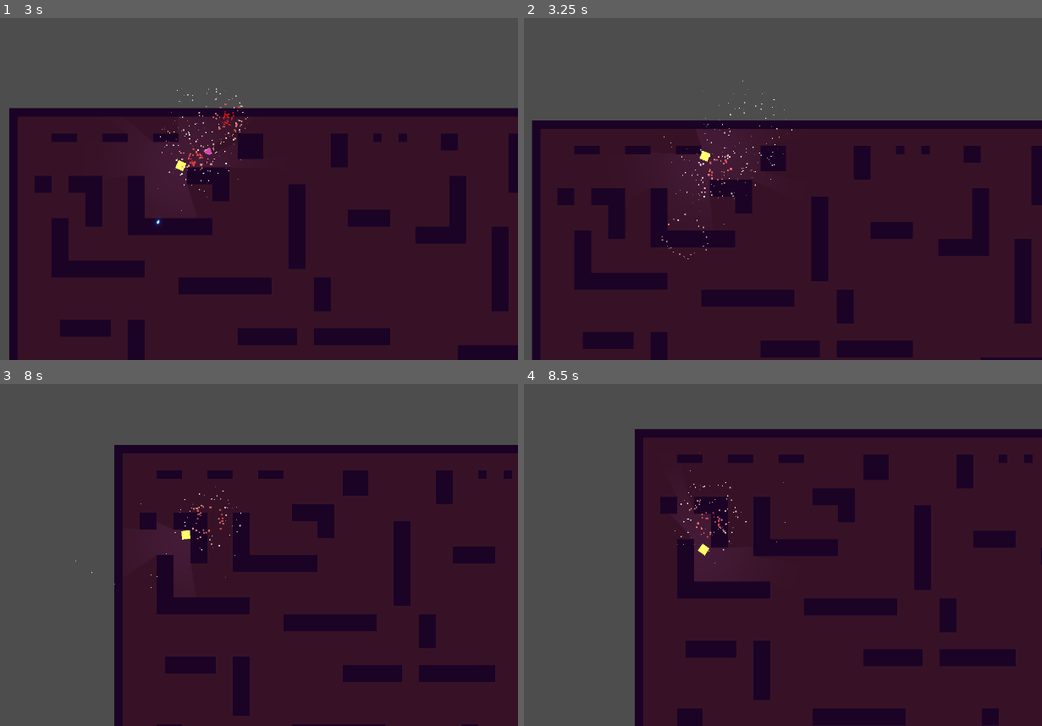
Above: before the commit, frames 1-4 (two rows, left to right).
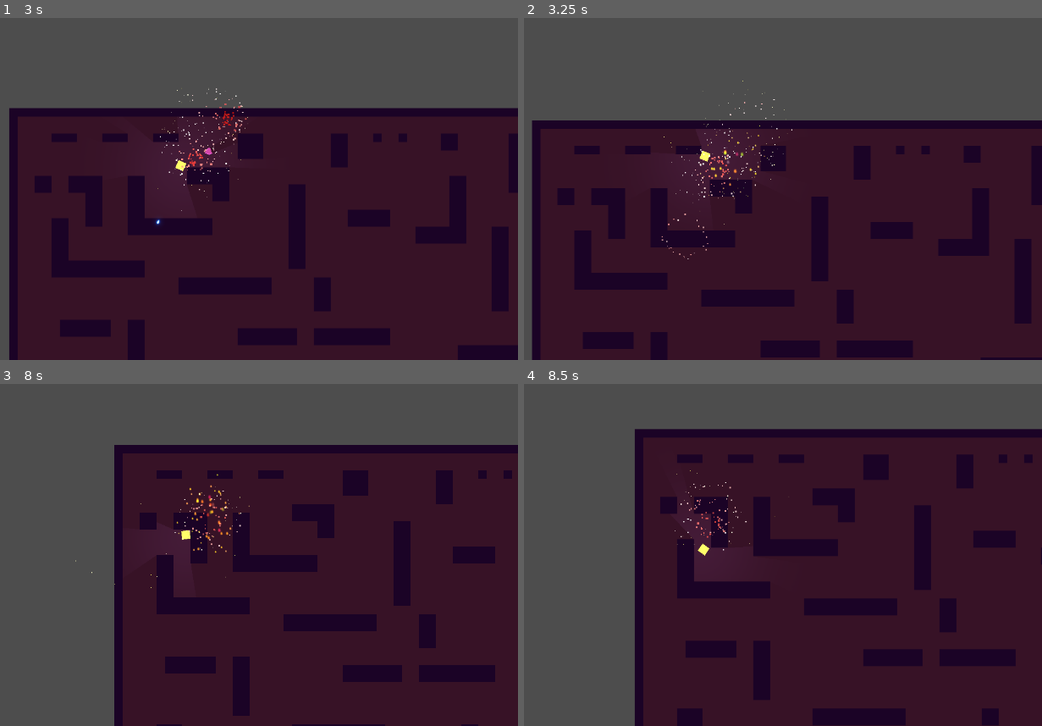
Above: after the commit, the same moments.

Repository: mhaddy/ElectroHavocV2
Game: Godot game, scene res://world.tscn
Same seed, same stepped clock (60 frames per second), same inputs: the game is played once before the commit and once after it.
Inputs (mouse positions are in pixels of both pictures, inside the frame that each line leads up to):
- Up to frame 1 (3 s): tap Enter at 0.5 s; move the mouse to (326, 151) at 0.52 s; press the mouse at (326, 151) at 0.53 s; hold D (ui_right) 0.53-1.28 s; move the mouse to (41, 189) at 1.27 s; release the mouse at (41, 189) at 1.28 s; hold S (ui_down) 1.28-2.03 s; click (41, 189) at 1.35 s; move the mouse to (248, 86) at 2.02 s; press the mouse at (248, 86) at 2.03 s; hold D (ui_right) 2.03-2.78 s; move the mouse to (145, 247) at 2.77 s; release the mouse at (145, 247) at 2.78 s; hold W (ui_up) from 2.78 s (still down); click (145, 247) at 2.85 s
- Up to frame 2 (3.25 s): keep holding W (ui_up)
- Up to frame 3 (8 s): move the mouse to (383, 592) at 3.52 s; release W (ui_up) at 3.53 s; press the mouse at (383, 592) at 3.53 s; hold A (ui_left) 3.53-5.03 s; move the mouse to (outside the picture) at 4.27 s; release the mouse at (outside the picture) at 4.28 s; click (outside the picture) at 4.35 s; move the mouse to (212, 534) at 5.02 s; press the mouse at (212, 534) at 5.03 s; hold S (ui_down) 5.03-5.78 s; move the mouse to (77, 438) at 5.77 s; release the mouse at (77, 438) at 5.78 s; hold D (ui_right) 5.78-6.53 s; click (77, 438) at 5.85 s; move the mouse to (326, 517) at 6.52 s; press the mouse at (326, 517) at 6.53 s; hold W (ui_up) 6.53-7.28 s; move the mouse to (41, 555) at 7.27 s; release the mouse at (41, 555) at 7.28 s; hold D (ui_right) from 7.28 s (still down); click (41, 555) at 7.35 s
- Up to frame 4 (8.5 s): move the mouse to (772, 452) at 8.02 s; release D (ui_right) at 8.03 s; press the mouse at (772, 452) at 8.03 s; hold S (ui_down) from 8.03 s (still down)

Frame 1 is identical in both runs. In frame 2, 0.2% of the frame differs, in the area x 33-47%, y 32-53%; in frame 3, 0.2%, in the area x 33-49%, y 26-50%; in frame 4, less than 0.1%.

Commit message:
Enemy death animation, particle fun

Diff:
--- /dev/null
+++ b/death_animation.tscn
@@ -0,0 +1,85 @@
+[gd_scene load_steps=13 format=3 uid="uid://ndxrflc4mau8"]
+
+[ext_resource type="Script" path="res://particles_explosion.gd" id="1_bsgp5"]
+[ext_resource type="Texture2D" uid="uid://du0k2af0s4dx3" path="res://assets/Flame.png" id="1_cvwnj"]
+
+[sub_resource type="CanvasItemMaterial" id="CanvasItemMaterial_2ty4w"]
+blend_mode = 1
+
+[sub_resource type="Gradient" id="Gradient_t7cwc"]
+offsets = PackedFloat32Array(0, 0.155556, 0.318519, 0.718518, 0.888889, 1)
+colors = PackedColorArray(0.964706, 0.917647, 0.0156863, 0, 0.972549, 0.933333, 0.184314, 0.768627, 1, 0.913725, 0, 1, 0.858824, 0.168627, 0.0313726, 1, 0.839216, 0.0235294, 0.00392157, 0.717647, 1, 1, 1, 0)
+
+[sub_resource type="GradientTexture1D" id="GradientTexture1D_q7xw3"]
+gradient = SubResource("Gradient_t7cwc")
+width = 100
+
+[sub_resource type="Curve" id="Curve_wvi1p"]
+max_value = 100.0
+_data = [Vector2(0, 8.18182), 0.0, 0.0, 0, 0, Vector2(0.674699, 52.7273), 0.0, 0.0, 0, 0, Vector2(0.963855, 79.0909), 0.0, 0.0, 0, 0]
+point_count = 3
+
+[sub_resource type="CurveTexture" id="CurveTexture_j1pqw"]
+curve = SubResource("Curve_wvi1p")
+
+[sub_resource type="Curve" id="Curve_0qxud"]
+min_value = -1.0
+_data = [Vector2(0.114458, 0.636364), 0.0, 0.0, 0, 0, Vector2(0.831325, -0.6), 0.0, 0.0, 0, 0]
+point_count = 2
+
+[sub_resource type="CurveTexture" id="CurveTexture_wkx8m"]
+curve = SubResource("Curve_0qxud")
+
+[sub_resource type="Curve" id="Curve_0kjeb"]
+_data = [Vector2(0.126506, 0.118182), 0.0, 0.0, 0, 0, Vector2(0.506024, 0.427273), 0.0, 0.0, 0, 0, Vector2(0.740964, 0.527273), 0.0, 0.0, 0, 0]
+point_count = 3
+
+[sub_resource type="CurveTexture" id="CurveTexture_b0rfp"]
+curve = SubResource("Curve_0kjeb")
+
+[sub_resource type="ParticleProcessMaterial" id="ParticleProcessMaterial_dgngc"]
+lifetime_randomness = 1.0
+emission_shape = 6
+emission_ring_axis = Vector3(0, 0, 1)
+emission_ring_height = 1.0
+emission_ring_radius = 1.0
+emission_ring_inner_radius = 0.0
+direction = Vector3(0, 0, 0)
+spread = 180.0
+gravity = Vector3(0, 0, 0)
+initial_velocity_min = 653.42
+initial_velocity_max = 873.68
+angular_velocity_min = -287.0
+angular_velocity_max = -21.26
+damping_min = 200.0
+damping_max = 300.0
+damping_curve = SubResource("CurveTexture_j1pqw")
+angle_min = 1.0
+angle_max = 462.3
+scale_min = 0.1
+scale_max = 0.1
+scale_curve = SubResource("CurveTexture_b0rfp")
+color_ramp = SubResource("GradientTexture1D_q7xw3")
+hue_variation_min = -0.42
+hue_variation_max = 0.19
+hue_variation_curve = SubResource("CurveTexture_wkx8m")
+turbulence_noise_strength = 7.1
+turbulence_noise_scale = 7.11
+turbulence_noise_speed_random = 4.53
+turbulence_influence_max = 0.22
+
+[node name="DeathAnimation" type="GPUParticles2D"]
+material = SubResource("CanvasItemMaterial_2ty4w")
+amount = 64
+process_material = SubResource("ParticleProcessMaterial_dgngc")
+texture = ExtResource("1_cvwnj")
+lifetime = 0.6
+explosiveness = 1.0
+script = ExtResource("1_bsgp5")
+
+[node name="Timer" type="Timer" parent="."]
+wait_time = 2.0
+one_shot = true
+autostart = true
+
+[connection signal="timeout" from="Timer" to="." method="_on_timer_timeout"]
--- a/enemy.gd
+++ b/enemy.gd
@@ -1,5 +1,7 @@
 extends CharacterBody2D
 class_name Enemy
+
+var Death_Animation: PackedScene = preload("res://death_animation.tscn")
 
 #@export var CHASE_DELAY: float = 75
 @export var CHASE_SPEED: float = 100
@@ -86,8 +88,10 @@
 #		queue_free()
 
 func _on_stats_no_health():
+	var explosion = Death_Animation.instantiate()
+	explosion.position = get_global_position()
+	get_tree().get_root().add_child(explosion)
 	queue_free()
-	# TODO: death animation
 
 # TODO: change to raycast?
 func _on_attack_range_body_entered(body):
--- /dev/null
+++ b/fire.tscn
@@ -0,0 +1,45 @@
+[gd_scene load_steps=7 format=3 uid="uid://dk0odmrx86xqc"]
+
+[ext_resource type="Texture2D" uid="uid://du0k2af0s4dx3" path="res://assets/Flame.png" id="1_1j3eb"]
+[ext_resource type="Script" path="res://particles_explosion.gd" id="1_po7te"]
+
+[sub_resource type="CanvasItemMaterial" id="CanvasItemMaterial_2ty4w"]
+blend_mode = 1
+
+[sub_resource type="Gradient" id="Gradient_t7cwc"]
+offsets = PackedFloat32Array(0, 0.155556, 0.318519, 0.718518, 0.888889, 1)
+colors = PackedColorArray(0.964706, 0.917647, 0.0156863, 0, 0.972549, 0.933333, 0.184314, 0.768627, 1, 0.913725, 0, 1, 0.858824, 0.168627, 0.0313726, 1, 0.839216, 0.0235294, 0.00392157, 0.717647, 1, 1, 1, 0)
+
+[sub_resource type="GradientTexture1D" id="GradientTexture1D_q7xw3"]
+gradient = SubResource("Gradient_t7cwc")
+width = 100
+
+[sub_resource type="ParticleProcessMaterial" id="ParticleProcessMaterial_dgngc"]
+lifetime_randomness = 0.3
+direction = Vector3(0, -1, 0)
+spread = 30.0
+gravity = Vector3(0, 0, 0)
+initial_velocity_min = 100.0
+initial_velocity_max = 250.0
+angular_velocity_min = 1.0
+angular_velocity_max = 100.0
+angle_min = 1.0
+angle_max = 720.0
+scale_min = 0.4
+scale_max = 0.5
+color_ramp = SubResource("GradientTexture1D_q7xw3")
+
+[node name="fire" type="GPUParticles2D"]
+material = SubResource("CanvasItemMaterial_2ty4w")
+amount = 16
+process_material = SubResource("ParticleProcessMaterial_dgngc")
+texture = ExtResource("1_1j3eb")
+explosiveness = 0.1
+script = ExtResource("1_po7te")
+
+[node name="Timer" type="Timer" parent="."]
+wait_time = 2.0
+one_shot = true
+autostart = true
+
+[connection signal="timeout" from="Timer" to="." method="_on_timer_timeout"]
Binary file added: assets/Flame.png
Not shown, added: assets/Flame.png.import
